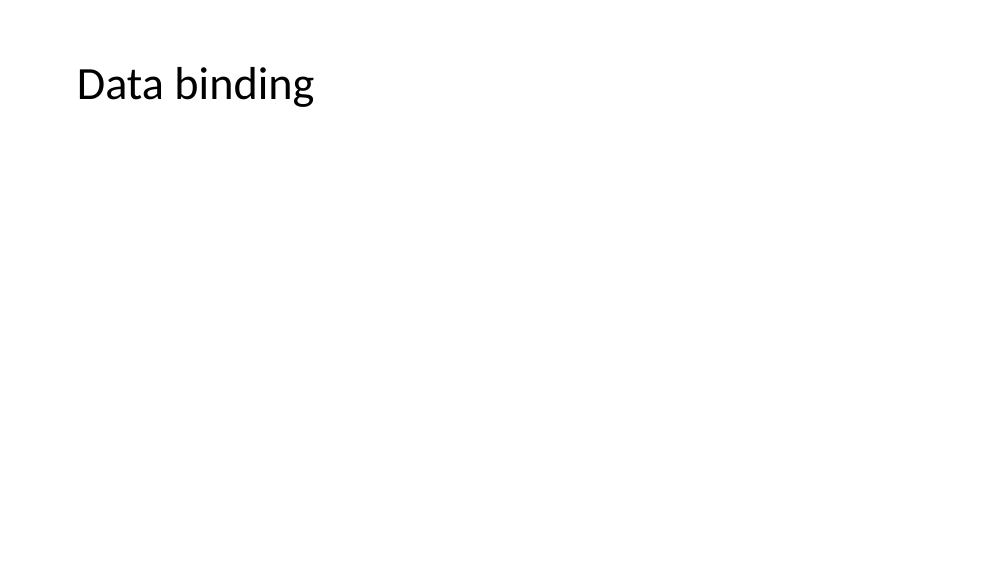
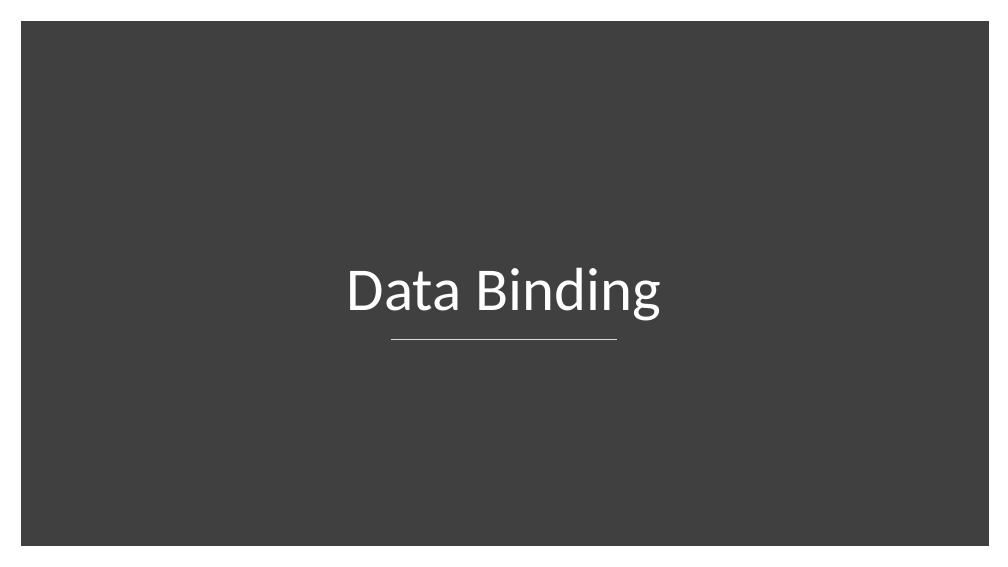
Before and after one commit to danieleromanazzi/wpf-tutorial, a slide deck: slide 103 of wpf-tutorial.pptx (slide 94 before the commit). Drawn at 1008x567 pixels with LibreOffice and Linux fonts; fonts in the diff are those of the drawing. Boxes give left, top, right and bottom in pixels: in the first picture for what was removed or moved away, otherwise in the second. Text is boxed around its words. In the diff, an @@ line names an element or a change of style, - is before the commit and + after.

```diff
--- a/wpf-tutorial.pptx
+++ b/wpf-tutorial.pptx
@@ rectangle added at (26, 26, 984, 541), fill #404040, outline #404040 10 pt @@
@@ title "Data Binding" at (347, 267, 660, 321): vertical alignment middle to bottom @@
@@ title at (347, 267, 660, 321): text changed; size 44 to 58 pt; text colour #000000 to #FFFFFF @@
-Data binding
+Data Binding
@@ line added from (391, 340) to (618, 340), #D9D9D9 1 pt @@
```
Also in this commit, not shown: 2 other slides changed, 20 slides added, 3 other files.
